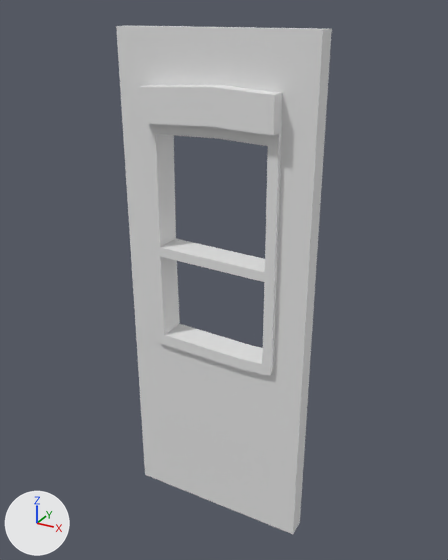
One commit to the FBX model Assets/Resources/Models/Structures/Window.fbx: the scene before it, then after it.
Camera for both pictures: a 50 mm lens placed at (1.92, -2.46, 2.68), pointed at (0.51, 0.1, 1.4). The lights are fixed; the arrows at lower left show +X, +Y and +Z. Where no turn or scale is listed for an object, it has been applied to the vertices.

The first picture shows 'Wall', 'Window'.
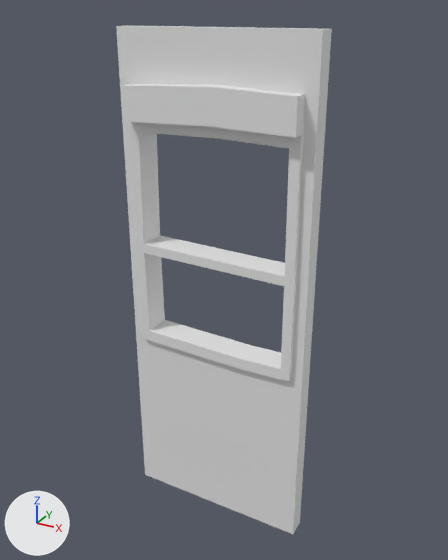
Diff of the bpy script that builds the scene:
```diff
--- a/Assets/Resources/Models/Structures/Window.fbx.py
+++ b/Assets/Resources/Models/Structures/Window.fbx.py
@@ me_cube_006 @@
 me_cube_006.from_pydata(...)  # 32 vertices, 25 faces; spans x 0.0..1.0, y 0.0..0.1, z 0.0..2.6
 # used by ob_wall; location = (0.0, 0.0, 0.0)
 # before: 24 (0.18, 0.1, 1.02), 25 (0.83, 0.1, 1.02), 26 (0.83, 0.0, 1.02), 27 (0.18, 0.0, 1.02), 28 (0.18, 0.1, 2.33)
 # before: 29 (0.83, 0.1, 2.34), 30 (0.83, 0.0, 2.34), 31 (0.18, 0.0, 2.33)
+# me_cube_006 part 3
+for i in [24, 27, 28, 31]: me_cube_006.vertices[i].co += Vector((-0.08, 0.0, 0.0))
+for i in [25, 26, 29, 30]: me_cube_006.vertices[i].co += Vector((0.07, 0.0, 0.0))
 me_cube_006.materials.append(mat_top)
@@ me_plane @@
 me_plane.from_pydata(...)  # 86 vertices, 88 faces; spans x 0.154..0.845, y -0.08..0.18, z 0.984..2.37
 # used by ob_window; location = (0.0, 0.0, 0.0)
+# me_plane part 1: all 36 vertices in x 0.154..0.233, y -0.08..0.18, z 0.998..2.352 are moved by (-0.1, 0.0, 0.0)
+# me_plane part 2: all 36 vertices in x 0.785..0.845, y -0.08..0.18, z 0.99..2.356 are moved by (0.1, 0.0, 0.0)
 me_plane.materials.append(mat_window)
```

Where the change shows, as pixel boxes (x1, y1, x2, y2) in the pictures (448 x 560 px; the box of a moved part takes in the faces that stretch with it):
'Window', reshaped (28% wider): before (139, 85, 282, 376); after (122, 84, 305, 381)
part 1 of me_plane, moved or reshaped: before (139, 85, 252, 369); after (122, 84, 252, 369)
part 2 of me_plane, moved or reshaped: before (160, 85, 282, 376); after (144, 85, 305, 381)
part 3 of me_cube_006, moved or reshaped: (123, 77, 317, 390) in both
